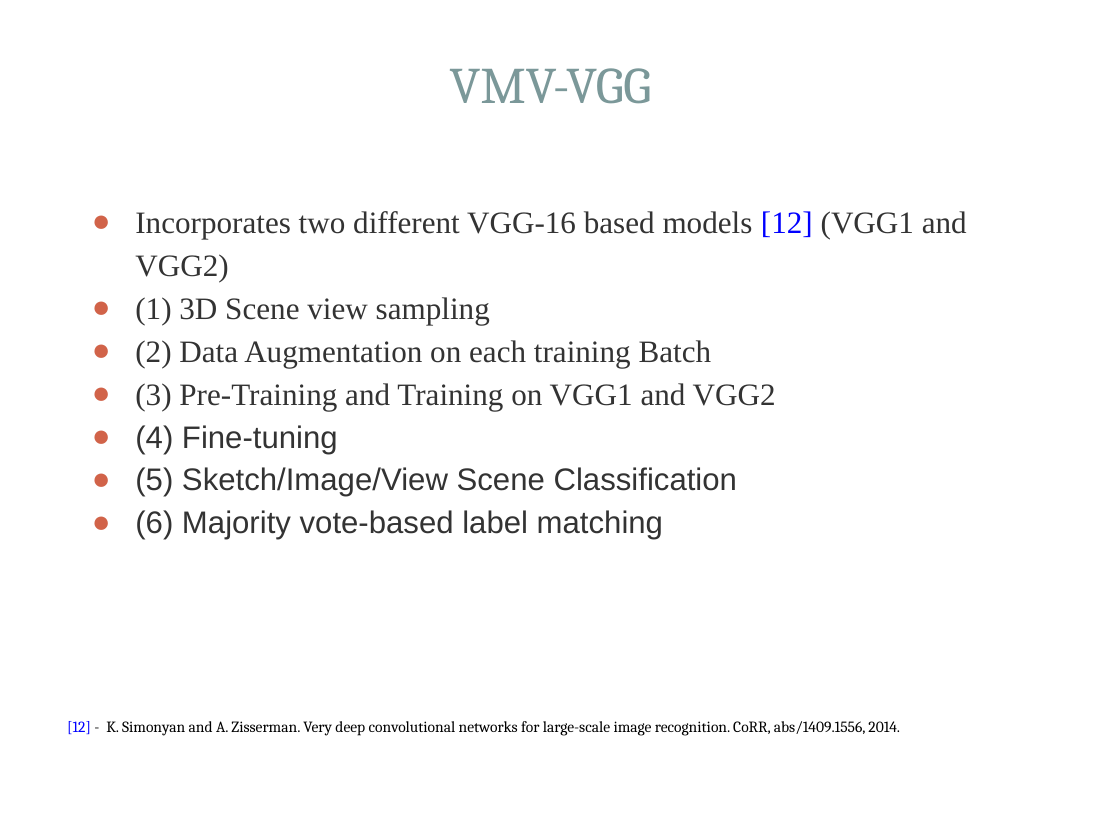
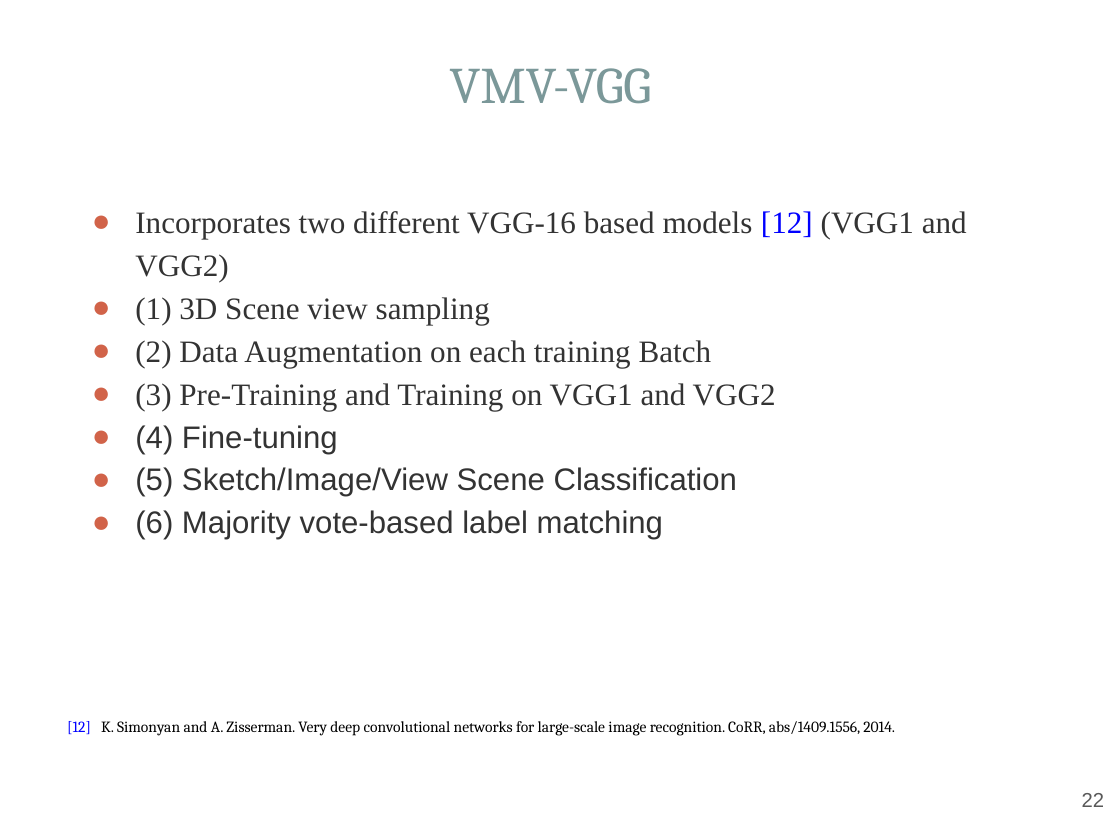
Before and after one commit to Hammania689/shrec_2019, a slide deck: slide 22 of mipr_slides/MIPR.pptx (slide 20 before the commit). Drawn at 1120x840 pixels with LibreOffice and Linux fonts; fonts in the diff are those of the drawing. Boxes give left, top, right and bottom in pixels: in the first picture for what was removed or moved away, otherwise in the second. Text is boxed around its words. In the diff, an @@ line names an element or a change of style, - is before the commit and + after.

```diff
--- a/mipr_slides/MIPR.pptx
+++ b/mipr_slides/MIPR.pptx
@@ text at box(67, 721, 895, 736): text changed @@
-[12] - K. Simonyan and A. Zisserman. Very deep convolutional networks for large-scale image recognition. CoRR, abs/1409.1556, 2014.
+[12] K. Simonyan and A. Zisserman. Very deep convolutional networks for large-scale image recognition. CoRR, abs/1409.1556, 2014.
@@ page number added at box(1082, 793, 1104, 807), 13 pt, text #595959 @@
+22
```
Also in this commit, not shown: 26 other slides changed, 2 slides added, 4 other files.
